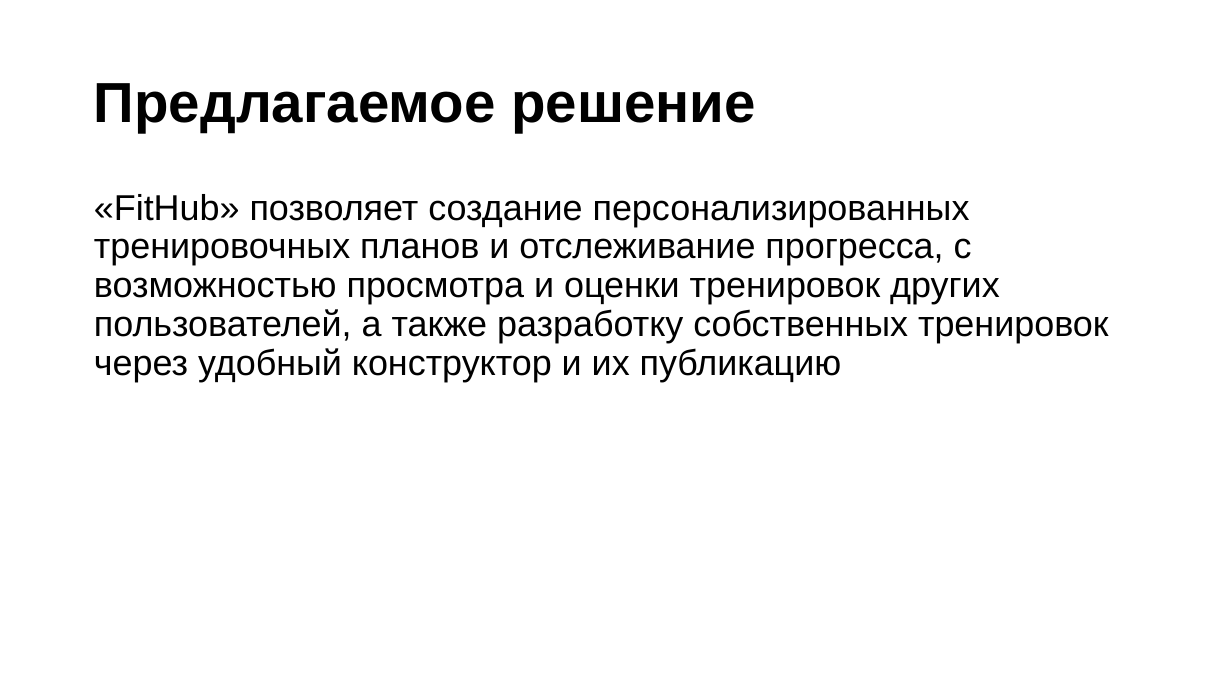
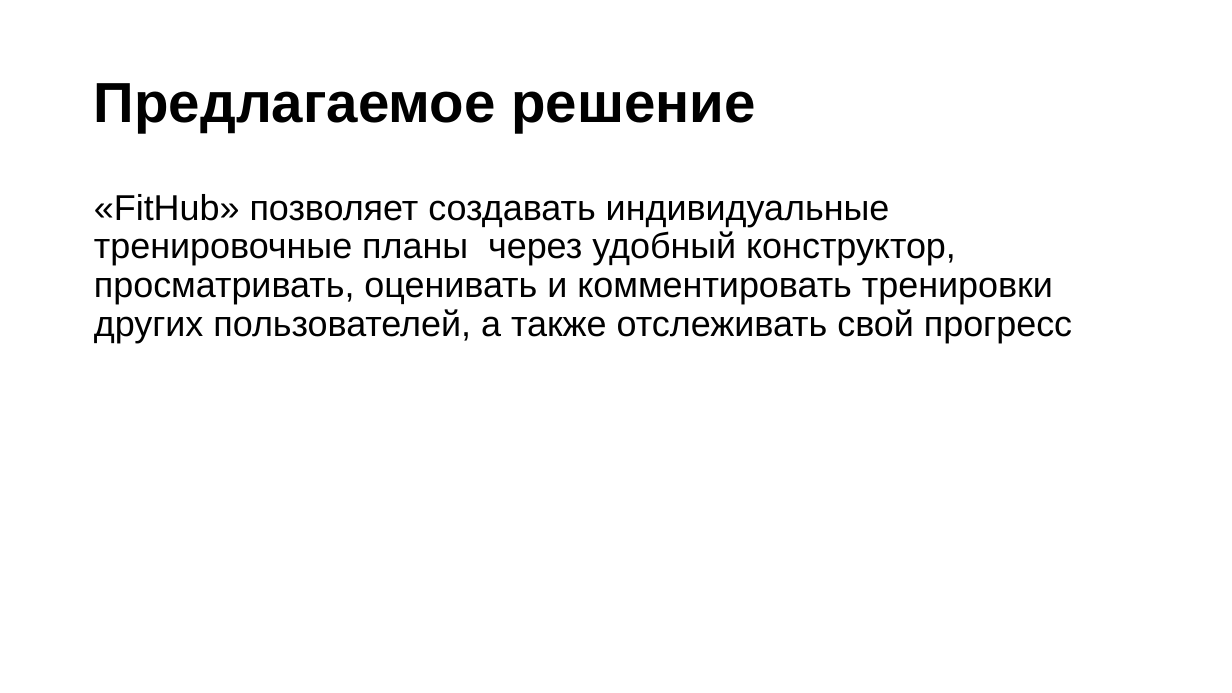
Before and after one commit to partickle/FitHub_Docs, a slide deck: slide 5 of Презентация технического задания.pptx. Drawn at 1232x693 pixels with LibreOffice and Linux fonts; fonts in the diff are those of the drawing. Boxes give left, top, right and bottom in pixels: in the first picture for what was removed or moved away, otherwise in the second. Text is boxed around its words. In the diff, an @@ line names an element or a change of style, - is before the commit and + after.

Commit message:
Update presentation v2

```diff
--- a/Презентация технического задания.pptx
+++ b/Презентация технического задания.pptx
@@ text at [94,194,1072,343]: text changed @@
-«FitHub» позволяет создание персонализированных тренировочных планов и отслеживание прогресса, с возможностью просмотра и оценки тренировок других пользователей, а также разработку собственных тренировок через удобный конструктор и их публикацию
+«FitHub» позволяет создавать индивидуальные тренировочные планы через удобный конструктор, просматривать, оценивать и комментировать тренировки других пользователей, а также отслеживать свой прогресс
```
Also in this commit, not shown: 5 other slides changed, 1 other file.
